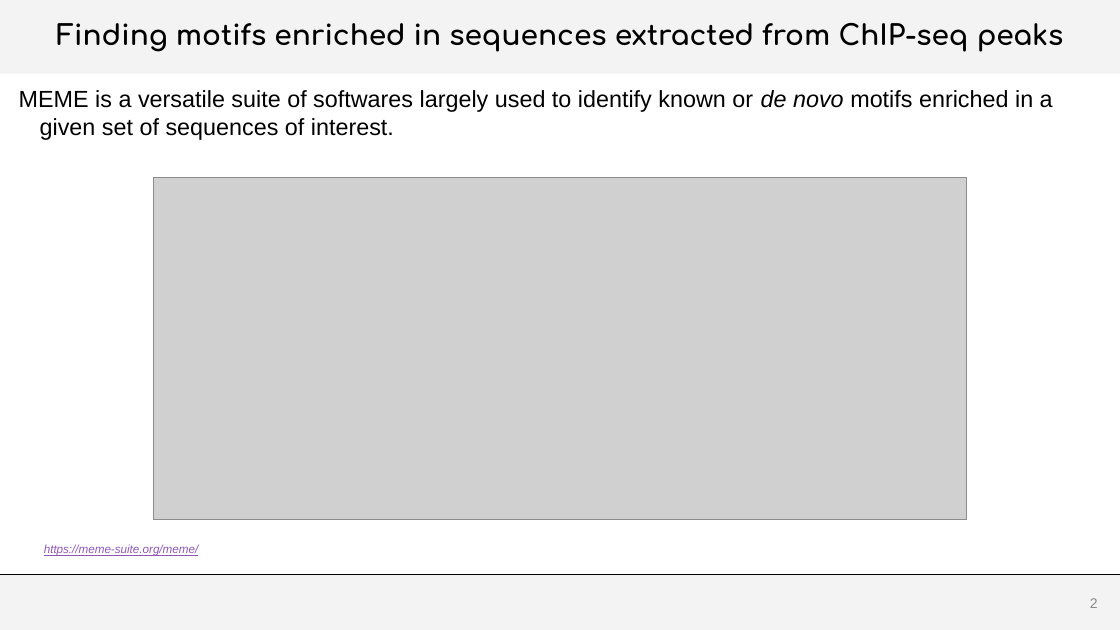
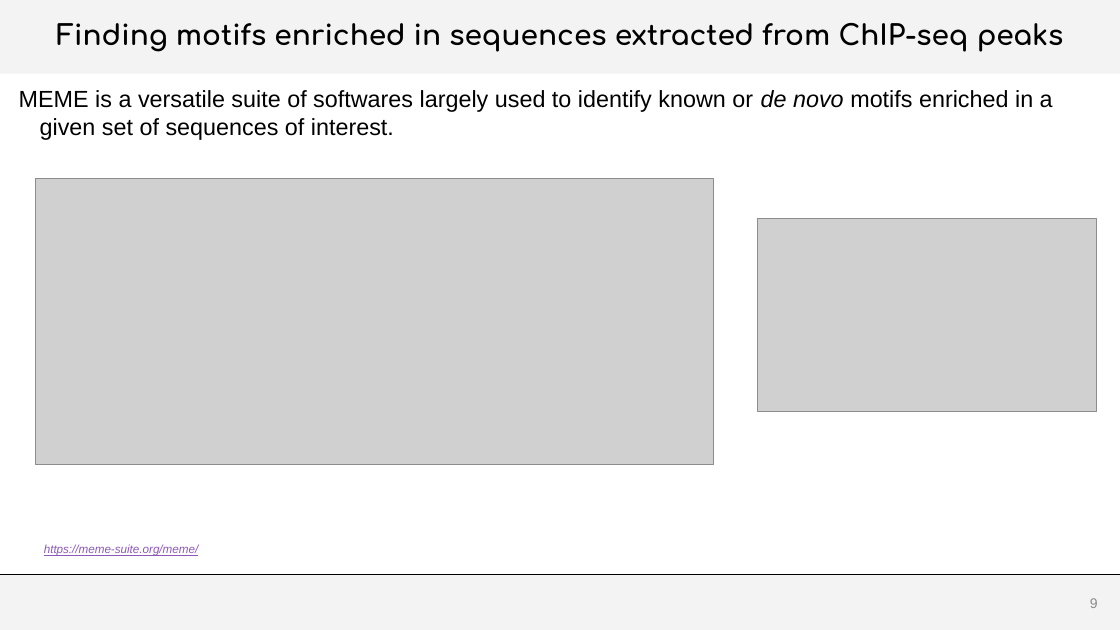
Before and after one commit to js2264/NGS-Physalia, a slide deck: slide 9 of inst/docs/Lecture6.pptx (slide 2 before the commit). Drawn at 1120x630 pixels with LibreOffice and Linux fonts; fonts in the diff are those of the drawing; grey boxes stand for pictures; background and template pictures are left out. Boxes give left, top, right and bottom in pixels: in the first picture for what was removed or moved away, otherwise in the second. Text is boxed around its words. In the diff, an @@ line names an element or a change of style, - is before the commit and + after.

```diff
--- a/inst/docs/Lecture6.pptx
+++ b/inst/docs/Lecture6.pptx
@@ picture resized from (x1=154, y1=177, x2=966, y2=519) to (x1=35, y1=179, x2=713, y2=465) @@
@@ picture added at (x1=758, y1=219, x2=1097, y2=412) @@
@@ page number at (x1=1090, y1=598, x2=1098, y2=608): text changed @@
-2
+9
```
Also in this commit, not shown: 14 slides added, 8 other files.
